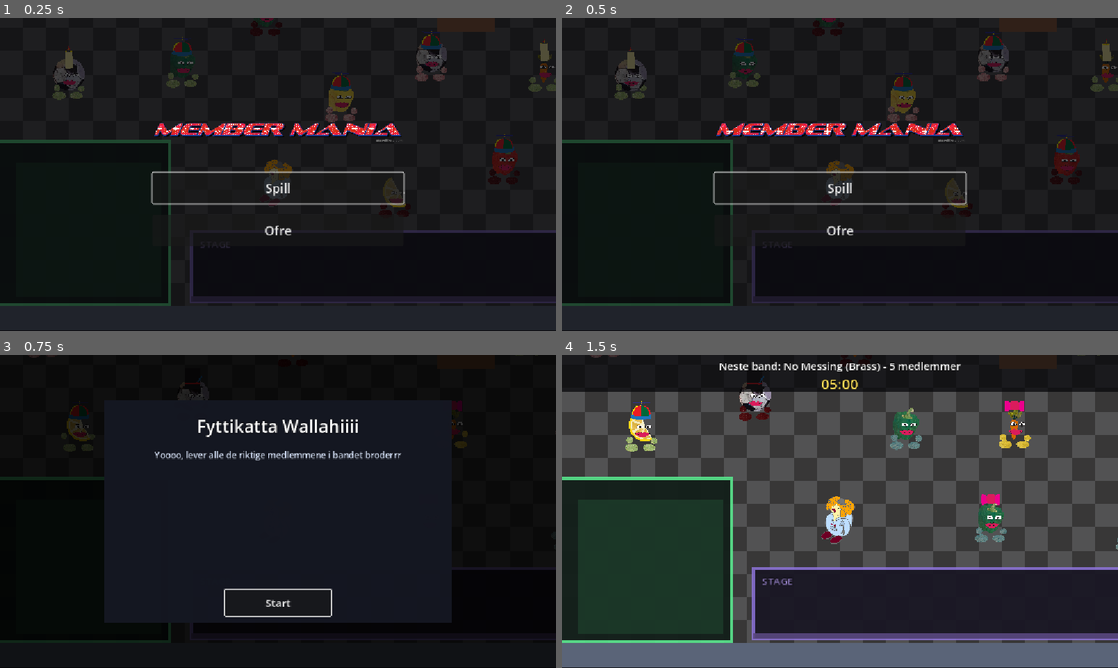
Above: before the commit, frames 1-4 (two rows, left to right).
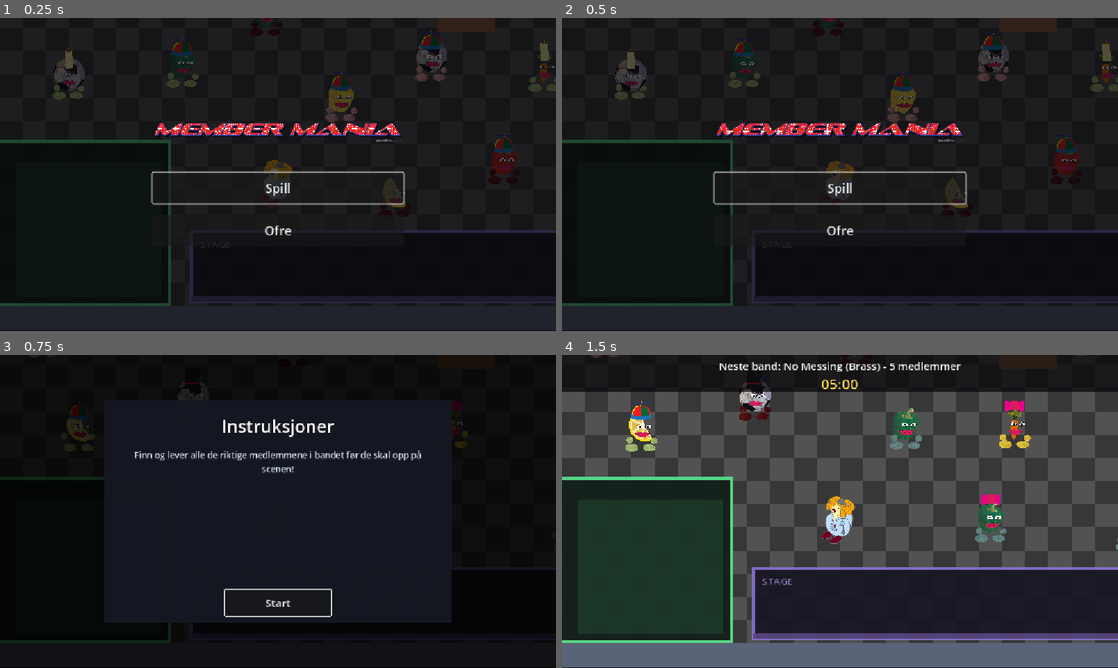
Above: after the commit, the same moments.

Repository: hexahigh/cool-game-project
Game: Godot game, scene res://scenes/main_menu.tscn
Same seed, same stepped clock (60 frames per second), same inputs: the game is played once before the commit and once after it.
Inputs:
- Up to frame 1 (0.25 s): no input
- Up to frame 2 (0.5 s): no input
- Up to frame 3 (0.75 s): click "Spill" at 0.5 s
- Up to frame 4 (1.5 s): click "Start" at 1.25 s

Frames 1-2 are identical in both runs. In frame 3, 1.6% of the frame differs, in the area x 24-76%, y 20-38%; in frame 4, nothing differs.

Commit message:
Update intro text details

Diff:
--- a/scripts/hud.gd
+++ b/scripts/hud.gd
@@ -52,8 +52,8 @@
 
 	_intro = _build_overlay(
 		"Intro",
-		"Fyttikatta Wallahiiii",
-		"Yoooo, lever alle de riktige medlemmene i bandet broderrr",
+		"Instruksjoner",
+		"Finn og lever alle de riktige medlemmene i bandet før de skal opp på scenen!",
 		"Start",
 		true
 	)
